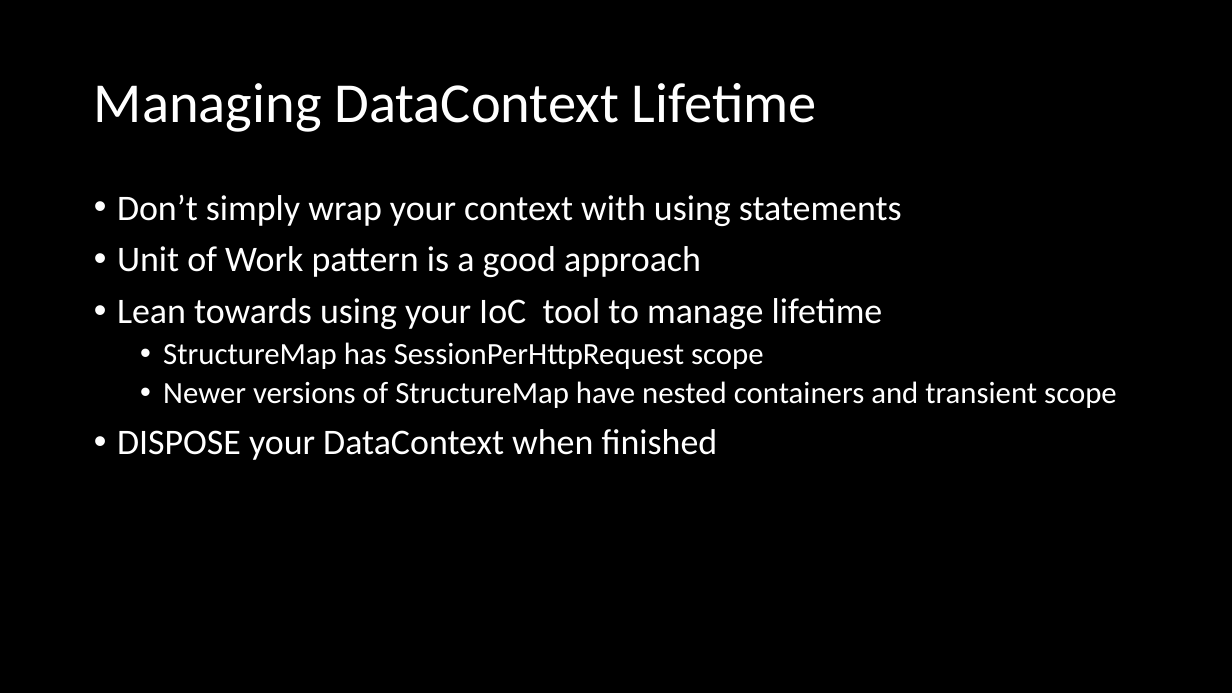
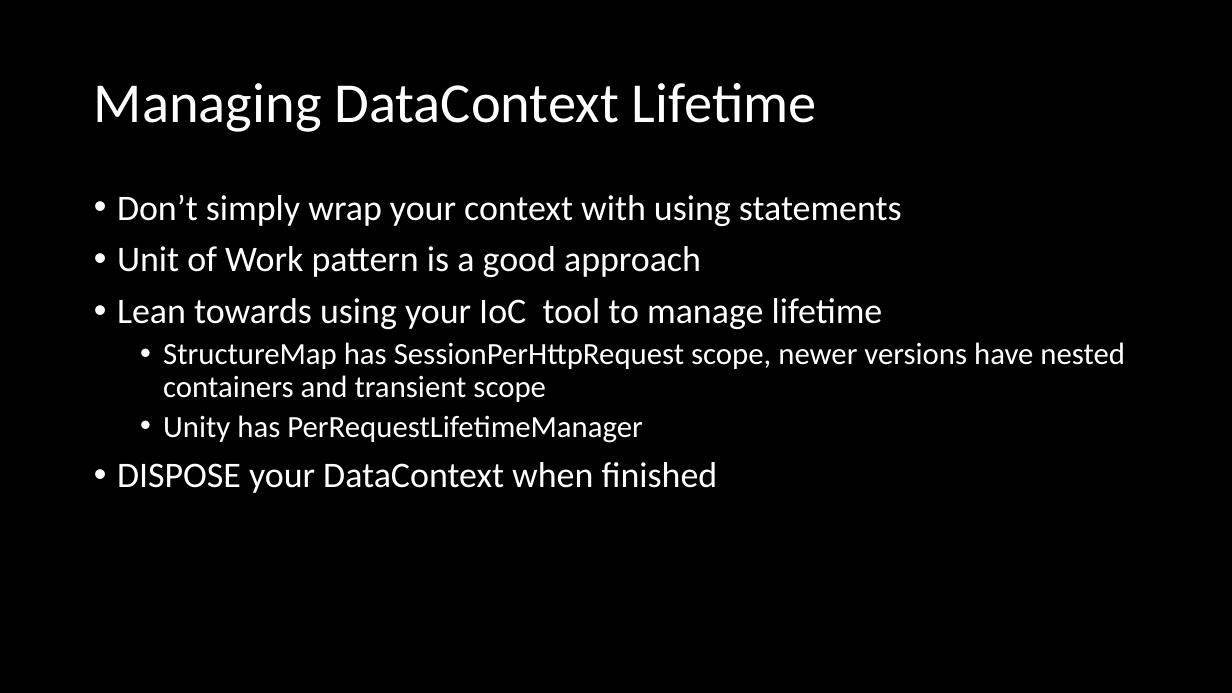
Before and after one commit to mikecole/Presentations, a slide deck: slide 8 of Entity Framework Extra Mile/IADNUG 20150306/EF Extra Mile.pptx. Drawn at 1232x693 pixels with LibreOffice and Linux fonts; fonts in the diff are those of the drawing. Boxes give left, top, right and bottom in pixels: in the first picture for what was removed or moved away, otherwise in the second. Text is boxed around its words. In the diff, an @@ line names an element or a change of style, - is before the commit and + after.

Commit message:
Added info about Unity.

```diff
--- a/Entity Framework Extra Mile/IADNUG 20150306/EF Extra Mile.pptx
+++ b/Entity Framework Extra Mile/IADNUG 20150306/EF Extra Mile.pptx
@@ text at <box>163,342,1125,443</box>: text changed @@
-  • StructureMap has SessionPerHttpRequest scope
-  • Newer versions of StructureMap have nested containers and transient scope
+  • StructureMap has SessionPerHttpRequest scope, newer versions have nested containers and transient scope
+  • Unity has PerRequestLifetimeManager
```
